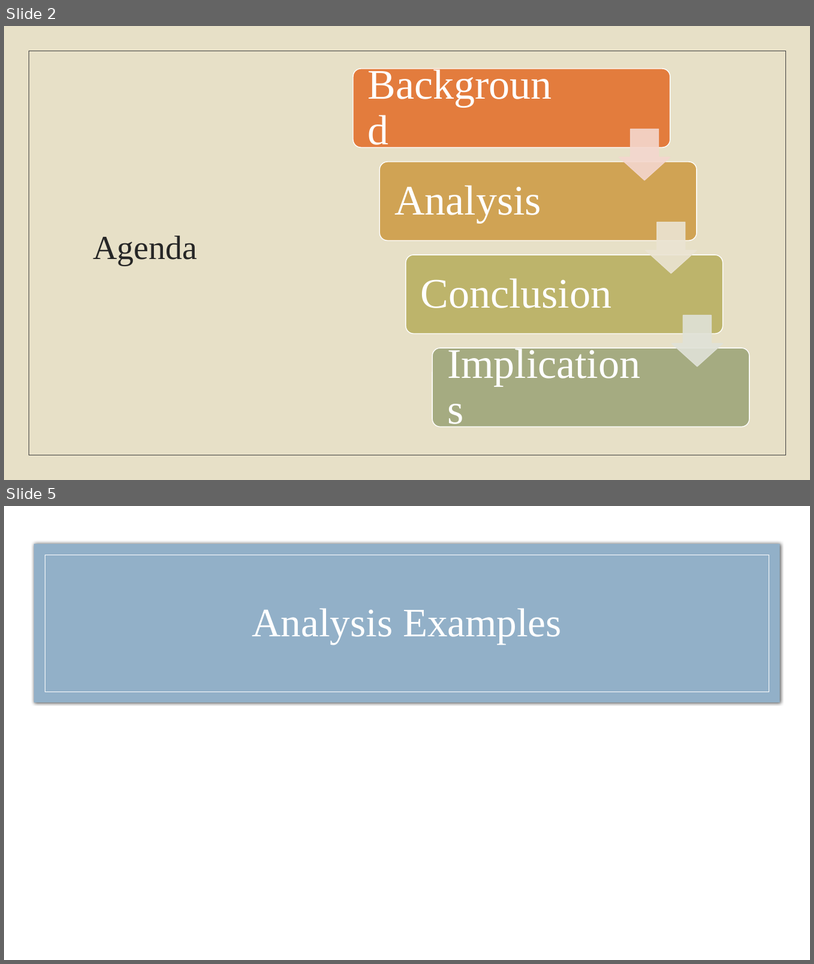
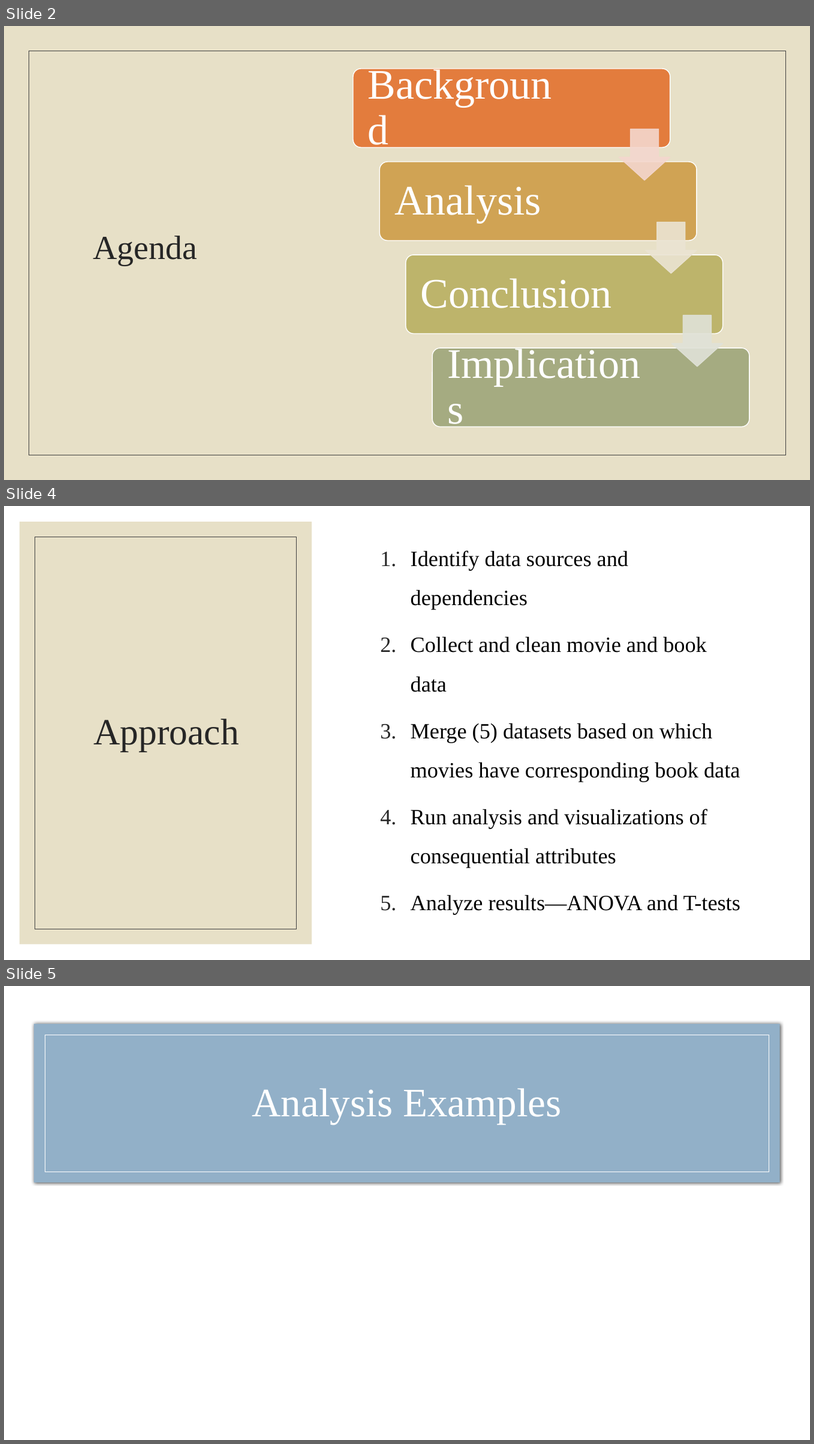
Before and after one commit to laurenemilyto/film_adapatation_success, a slide deck: Steg_pres.pptx. Shown one above the other, each under a label of ours: slides 2 and 5 before the commit, slides 2, 4 and 5 after it; the slides between them are not shown. The pictures are 814x964 and 814x1444 pixels, drawn with LibreOffice and Linux fonts; fonts in the diff are those of the drawing. Boxes give left, top, right and bottom in pixels: in the first picture for what was removed or moved away, otherwise in the second. Text is boxed around its words. In the diff, an @@ line names an element or a change of style, - is before the commit and + after.

```diff
--- a/Steg_pres.pptx
+++ b/Steg_pres.pptx
@@ slide 4 added at (4,506,810,960), background #FFFFFF @@
@@ rectangle added at (4,506,810,960), fill #FFFFFF @@
@@ rectangle added at (20,522,312,944), fill #E7E0C7 @@
@@ rectangle added at (35,537,297,929), outline #404040 0.5 pt @@
@@ text added at (411,550,741,914), 25.9 pt, text #000000 @@
+1. Identify data sources and dependencies
+2. Collect and clean movie and book data
+3. Merge (5) datasets based on which movies have corresponding book data
+4. Run analysis and visualizations of consequential attributes
+5. Analyze results—ANOVA and T-tests
@@ title added at (93,718,239,751), 44 pt, text #262626 @@
+Approach
```
Also in this commit, not shown: 2 other slides added, 3 slides removed, 1 other file.
